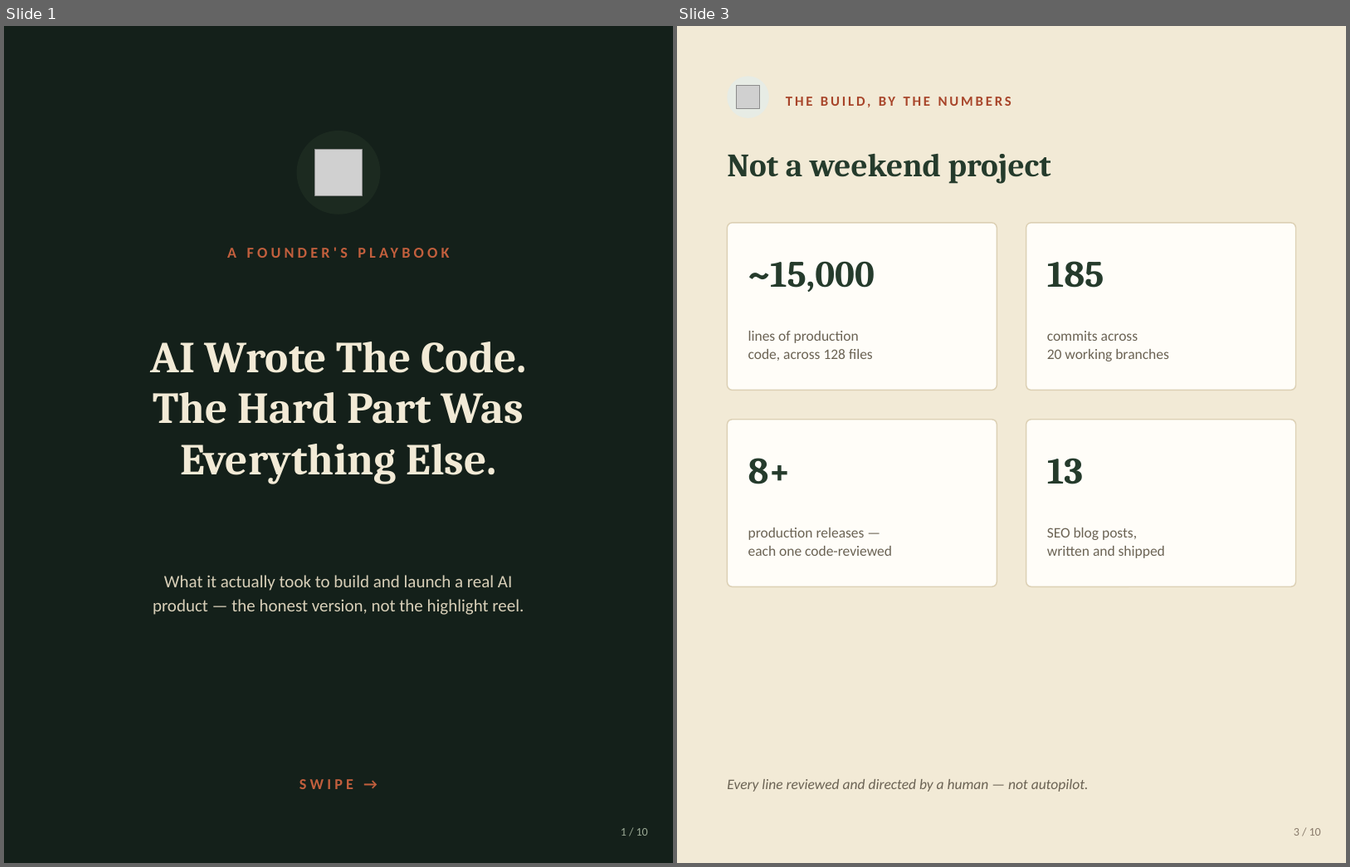
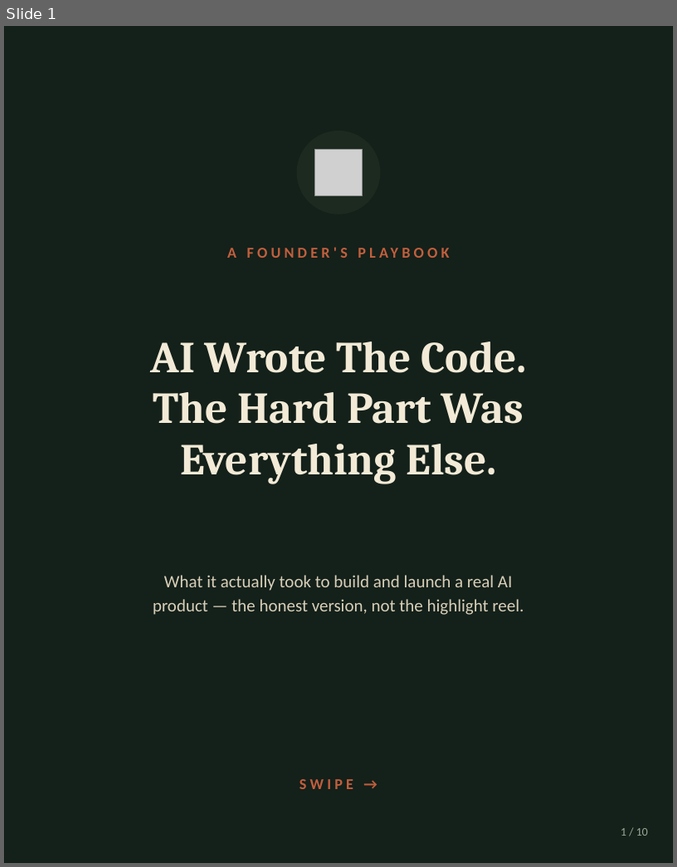
Before and after one commit to vedicastro-alt/AstroEducation, a slide deck: linkedin-carousel.pptx. Shown side by side, each under a label of ours: slides 1 and 3 before the commit, slide 1 after it; the slides between them are not shown. The pictures are 1350x867 and 677x867 pixels, drawn with LibreOffice and Linux fonts; fonts in the diff are those of the drawing; grey boxes stand for pictures. Boxes give left, top, right and bottom in pixels: in the first picture for what was removed or moved away, otherwise in the second. Text is boxed around its words. In the diff, an @@ line names an element or a change of style, - is before the commit and + after.

```diff
--- a/linkedin-carousel.pptx
+++ b/linkedin-carousel.pptx
@@ slide 3 removed at bbox=[677, 26, 1346, 863], background #F2EAD6 @@
@@ ellipse removed at bbox=[727, 76, 769, 118] @@
@@ picture removed at bbox=[737, 86, 760, 109] @@
@@ text removed at bbox=[786, 97, 1011, 107] @@
-THE BUILD, BY THE NUMBERS
@@ text removed at bbox=[727, 153, 1051, 184] @@
-Not a weekend project
@@ rounded rectangle removed at bbox=[727, 223, 997, 390] @@
@@ rounded rectangle removed at bbox=[1026, 223, 1296, 390] @@
@@ text removed at bbox=[748, 261, 875, 292] @@
-~15,000
@@ text removed at bbox=[1047, 261, 1104, 287] @@
-185
@@ text removed at bbox=[748, 331, 873, 360] @@
-lines of production
-code, across 128 files
@@ text removed at bbox=[1047, 331, 1169, 361] @@
-commits across
-20 working branches
@@ rounded rectangle removed at bbox=[727, 419, 997, 586] @@
@@ rounded rectangle removed at bbox=[1026, 419, 1296, 586] @@
@@ text removed at bbox=[748, 458, 791, 484] @@
-8+
@@ text removed at bbox=[1047, 458, 1083, 484] @@
-13
@@ text removed at bbox=[748, 527, 892, 556] @@
-production releases —
-each one code-reviewed
@@ text removed at bbox=[1047, 527, 1165, 558] @@
-SEO blog posts,
-written and shipped
@@ text removed at bbox=[727, 779, 1089, 791] @@
-Every line reviewed and directed by a human — not autopilot.
@@ text removed at bbox=[1294, 828, 1321, 835] @@
-3 / 10
```
Also in this commit, not shown: 3 slides changed, 1 slide added, 1 other file.
